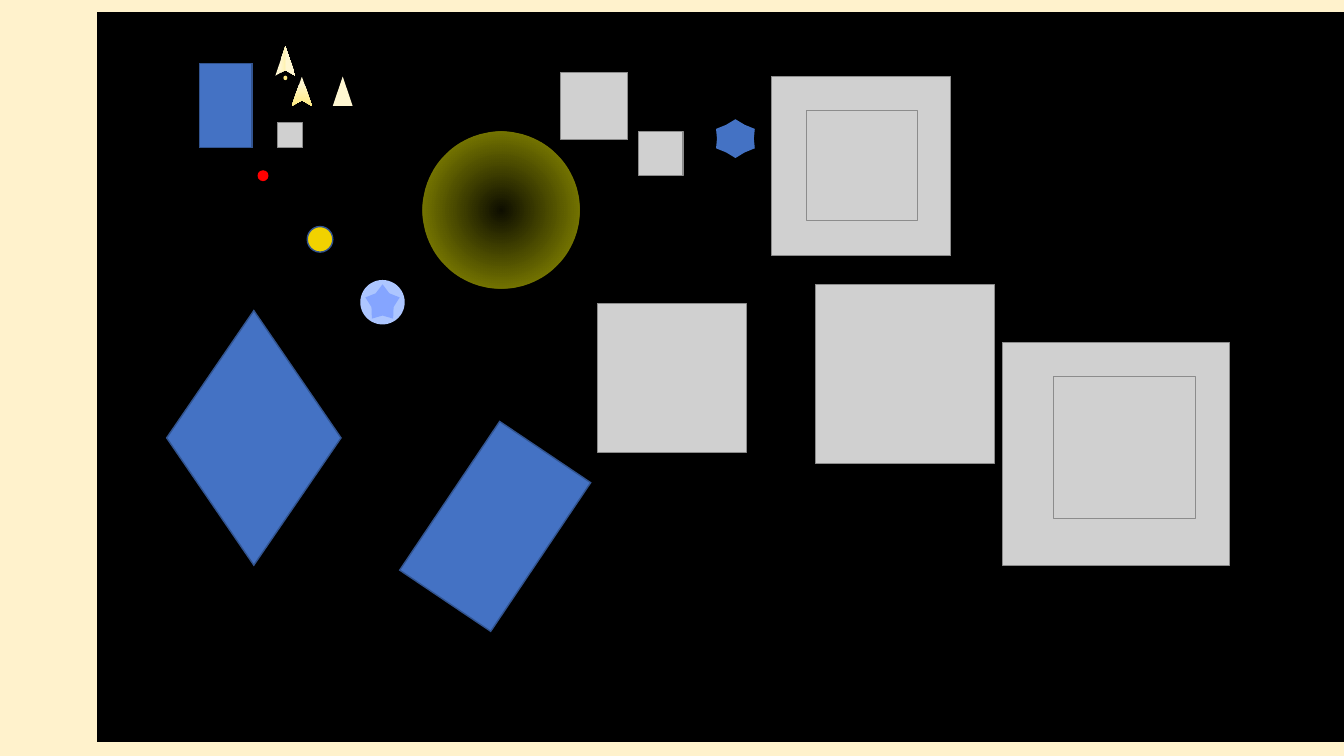
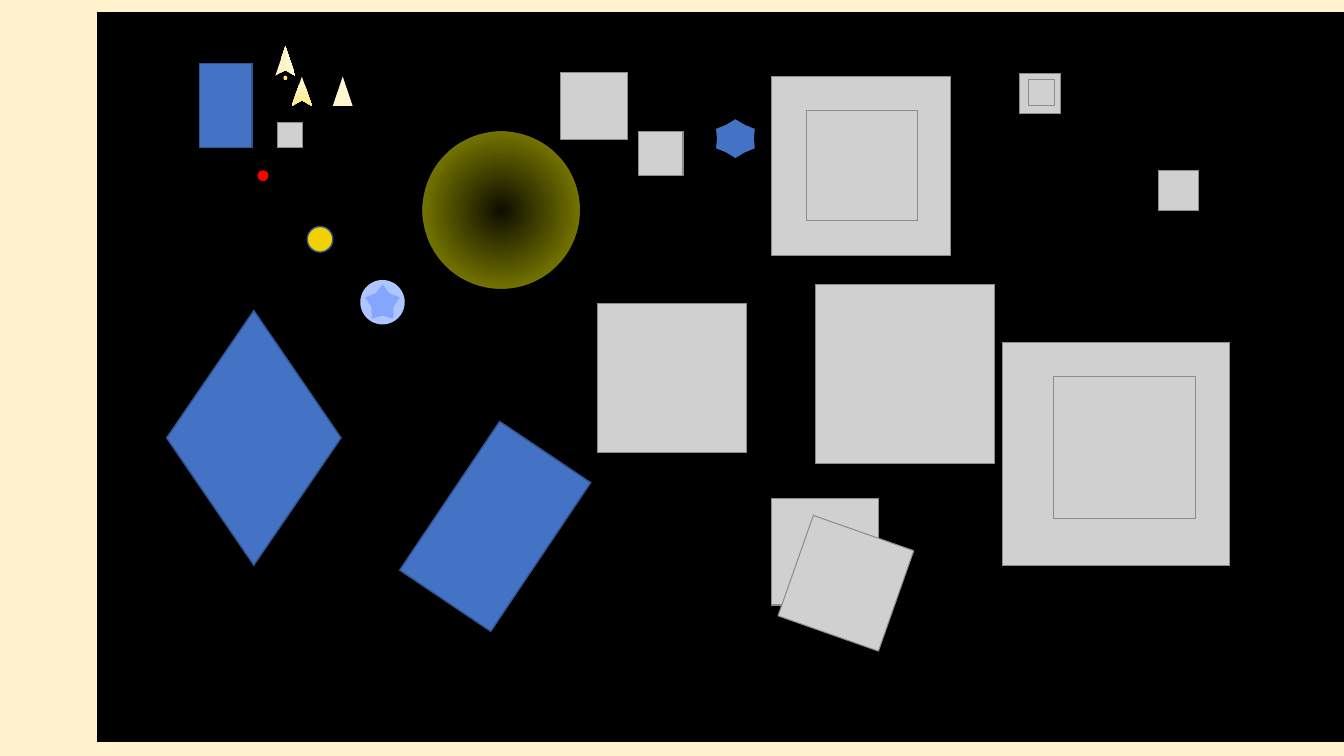
Before and after one commit to Husaimawx/war-of-colourBall, a slide deck: slide 4 of 演示文稿1.pptx. Drawn at 1344x756 pixels with LibreOffice and Linux fonts; fonts in the diff are those of the drawing; grey boxes stand for pictures. Boxes give left, top, right and bottom in pixels: in the first picture for what was removed or moved away, otherwise in the second. Text is boxed around its words. In the diff, an @@ line names an element or a change of style, - is before the commit and + after.

```diff
--- a/演示文稿1.pptx
+++ b/演示文稿1.pptx
@@ picture added at [1020, 74, 1061, 114] @@
@@ picture added at [1029, 80, 1055, 105] @@
@@ picture added at [1158, 170, 1199, 211] @@
@@ picture added at [1166, 174, 1197, 205] @@
@@ picture added at [772, 499, 879, 606] @@
@@ picture added at [778, 516, 914, 652] @@
```
Also in this commit, not shown: 18 other files.
